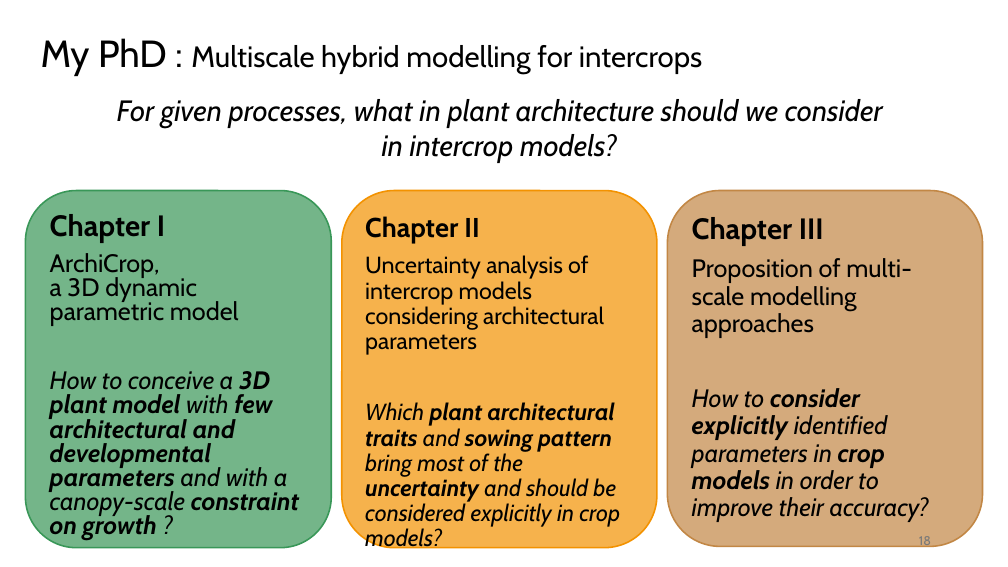
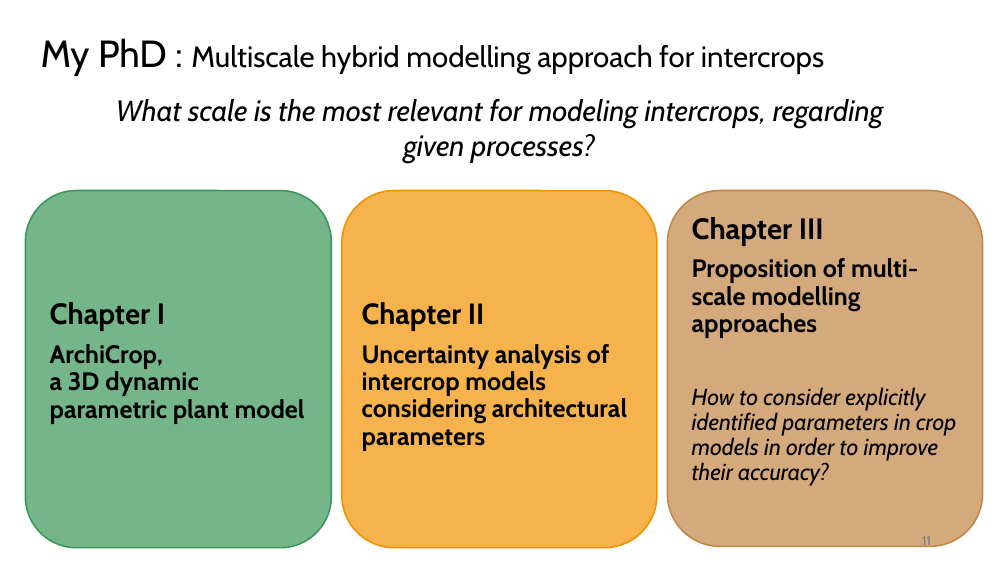
Before and after one commit to orianebro/PhD_Oriane, a slide deck: slide 11 of resources/ppt_reu_PhenoMEn_19_11_2024.pptx (slide 18 before the commit). Drawn at 1008x567 pixels with LibreOffice and Linux fonts; fonts in the diff are those of the drawing. Boxes give left, top, right and bottom in pixels: in the first picture for what was removed or moved away, otherwise in the second. Text is boxed around its words. In the diff, an @@ line names an element or a change of style, - is before the commit and + after.

```diff
--- a/resources/ppt_reu_PhenoMEn_19_11_2024.pptx
+++ b/resources/ppt_reu_PhenoMEn_19_11_2024.pptx
@@ title at <box>41,38,824,76</box>: text changed @@
-My PhD : Multiscale hybrid modelling for intercrops
+My PhD : Multiscale hybrid modelling approach for intercrops
@@ text at <box>116,99,884,163</box>: text changed @@
-For given processes, what in plant architecture should we consider in intercrop models?
+What scale is the most relevant for modeling intercrops, regarding given processes?
@@ text removed at <box>50,214,299,541</box> @@
-Chapter I
-ArchiCrop,
-a 3D dynamic parametric model
-How to conceive a 3D plant model with few architectural and developmental parameters and with a canopy-scale constraint on growth ?
@@ text at <box>692,258,956,486</box>: bold on in "Proposition of multi-scale modelling approaches"; size 24 to 22 pt in "How to consider explicitly identified parameters in ..."; bold off in "consider explicitly crop models" @@
@@ text "Chapter II": place and size @@
-text "Chapter II" at <box>365,216,620,527</box>
+text "Chapter II" at <box>362,302,627,451</box>
@@ text "Chapter II" at <box>362,302,627,451</box>: size 25.9 to 27.8 pt in "Chapter II"; size 22.2 to 24.1 pt, bold on in "Uncertainty analysis of intercrop models considering archite ..." @@
@@ text added at <box>50,302,305,424</box>, 24 pt, text #000000, bold @@
+Chapter I
+ArchiCrop,
+a 3D dynamic parametric plant model
@@ text at <box>365,402,620,527</box>: paragraph removed @@
-Which plant architectural traits and sowing pattern bring most of the uncertainty and should be considered explicitly in crop models?
@@ page number at <box>922,536,931,548</box>: text changed @@
-18
+11
```
Also in this commit, not shown: 19 other slides changed, 1 slide added, 12 slides removed, 8 other files.
